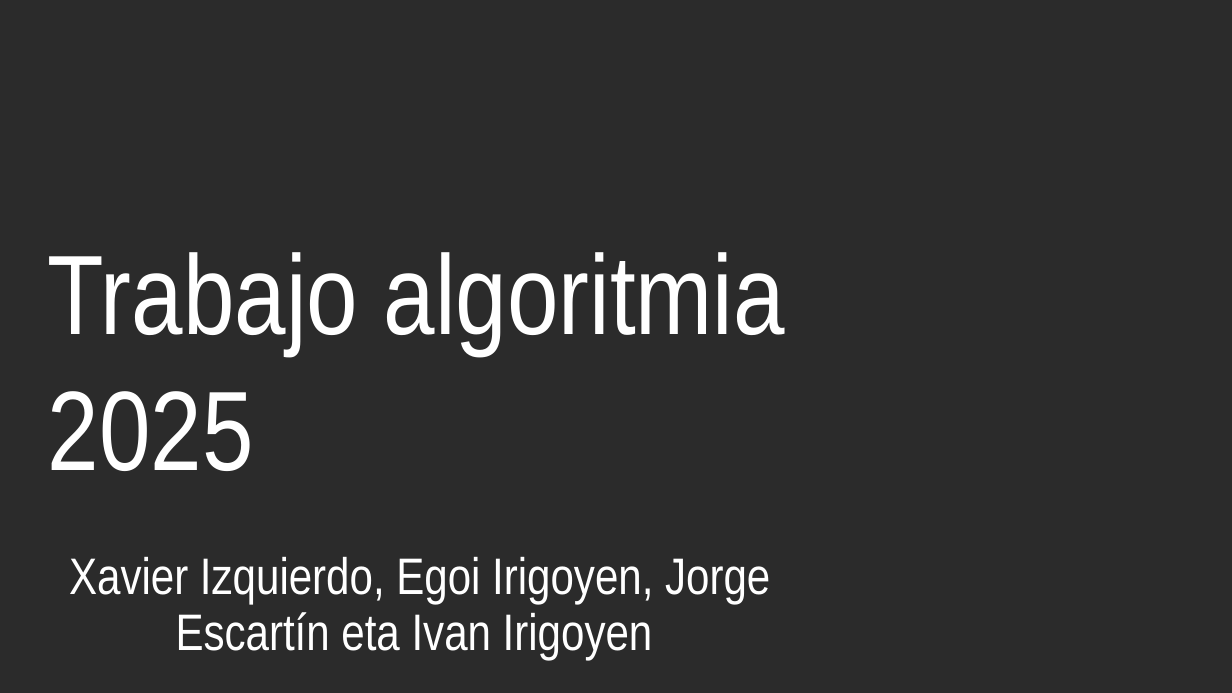
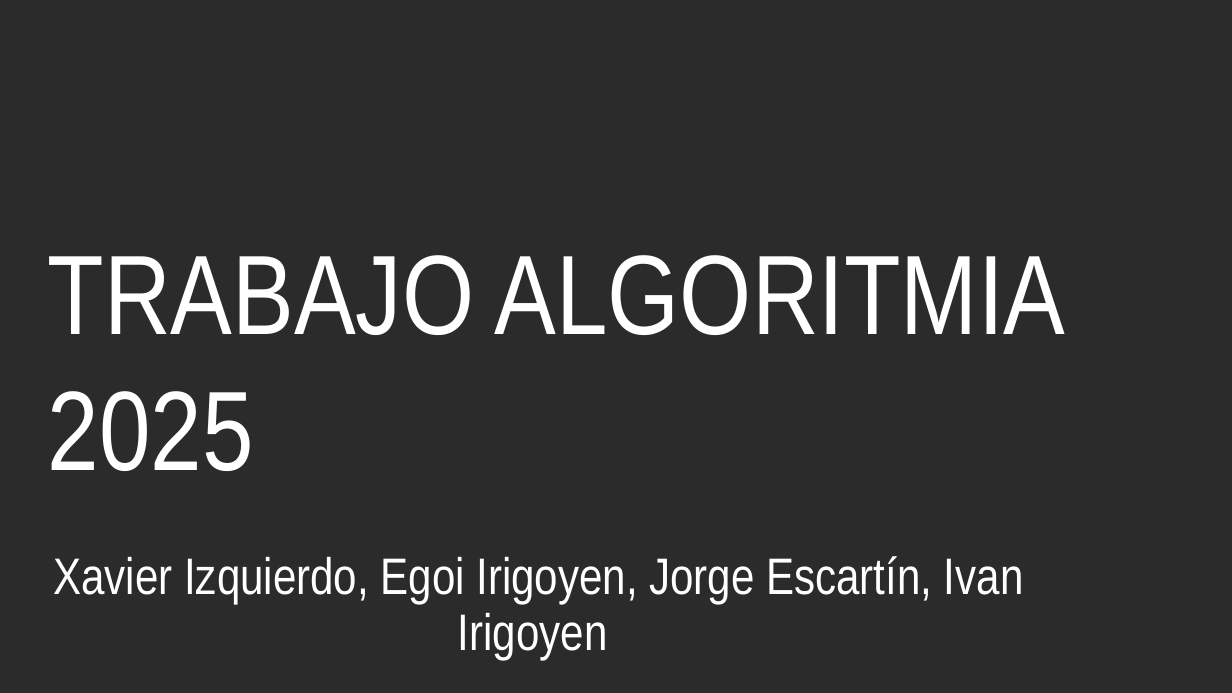
Before and after one commit to joscartin/Trabajo_Algoritmia_2025, a slide deck: slide 1 of TrabajoAlgoritmia.pptx. Drawn at 1232x693 pixels with LibreOffice and Linux fonts; fonts in the diff are those of the drawing; background and template pictures are left out; a plain dark background stands for a picture behind light text. Boxes give left, top, right and bottom in pixels: in the first picture for what was removed or moved away, otherwise in the second. Text is boxed around its words. In the diff, an @@ line names an element or a change of style, - is before the commit and + after.

```diff
--- a/TrabajoAlgoritmia.pptx
+++ b/TrabajoAlgoritmia.pptx
@@ text at (48,255,1066,471): text changed @@
-Trabajo algoritmia 2025
+TRABAJO ALGORITMIA
+2025
@@ title at (53,556,1024,660): text changed @@
-Xavier Izquierdo, Egoi Irigoyen, Jorge Escartín eta Ivan Irigoyen
+Xavier Izquierdo, Egoi Irigoyen, Jorge Escartín, Ivan Irigoyen
```
Also in this commit, not shown: 1 other slide changed, 4 slides added, 3 slides removed.
